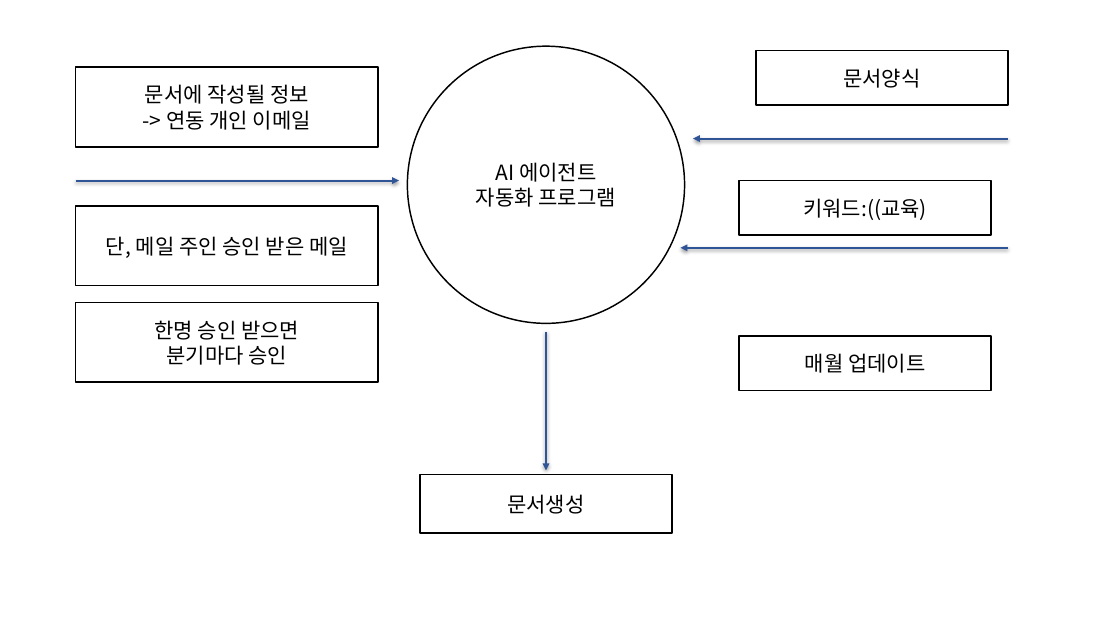
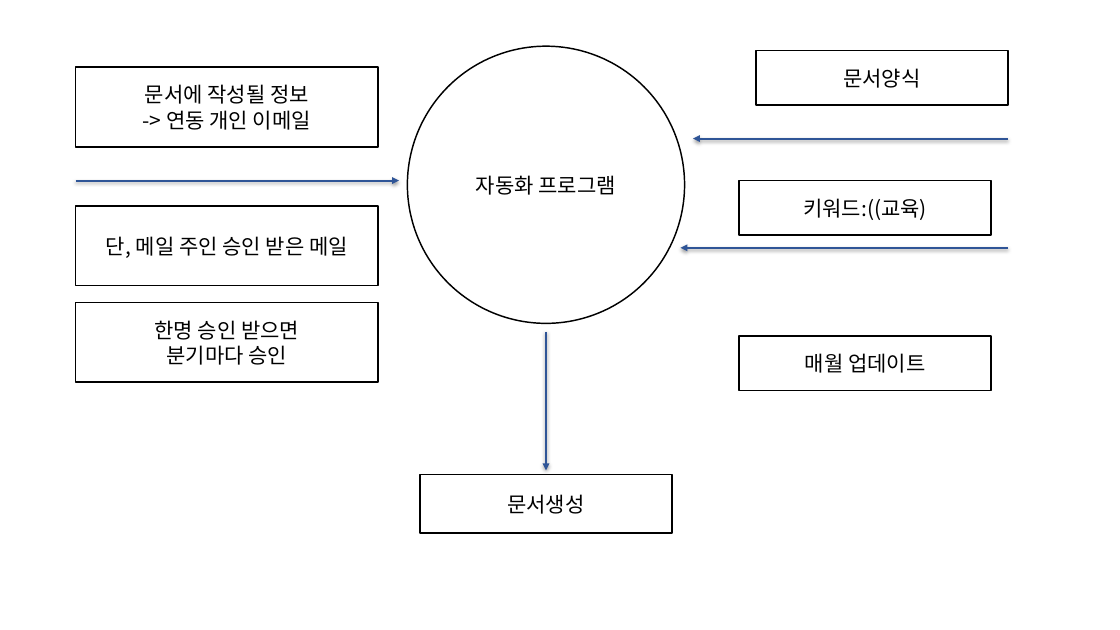
Before and after one commit to ckdtjs0911-glitch/Seony-example, a slide deck: slide 1 of meeting/문서생성_흐름도.pptx. Drawn at 1120x630 pixels with LibreOffice and Linux fonts; fonts in the diff are those of the drawing. Boxes give left, top, right and bottom in pixels: in the first picture for what was removed or moved away, otherwise in the second. Text is boxed around its words. In the diff, an @@ line names an element or a change of style, - is before the commit and + after.

```diff
--- a/meeting/문서생성_흐름도.pptx
+++ b/meeting/문서생성_흐름도.pptx
@@ text in ellipse at [496,162,596,182]: paragraph removed @@
-AI 에이전트
```
Also in this commit, not shown: 1 other file.
